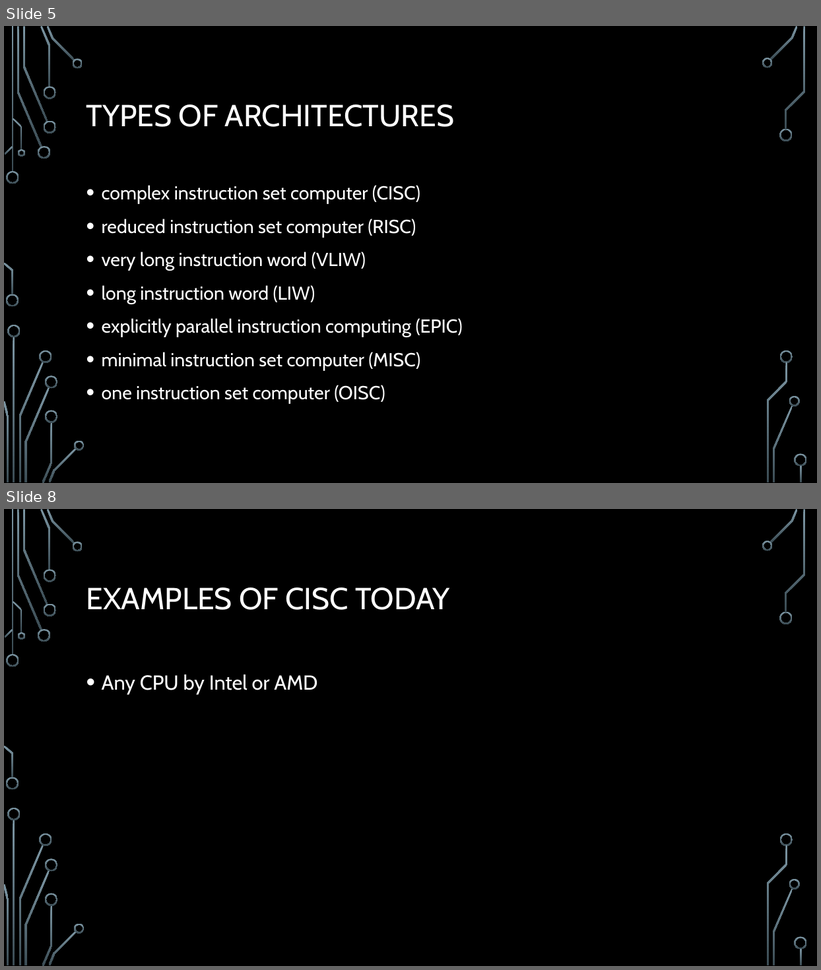
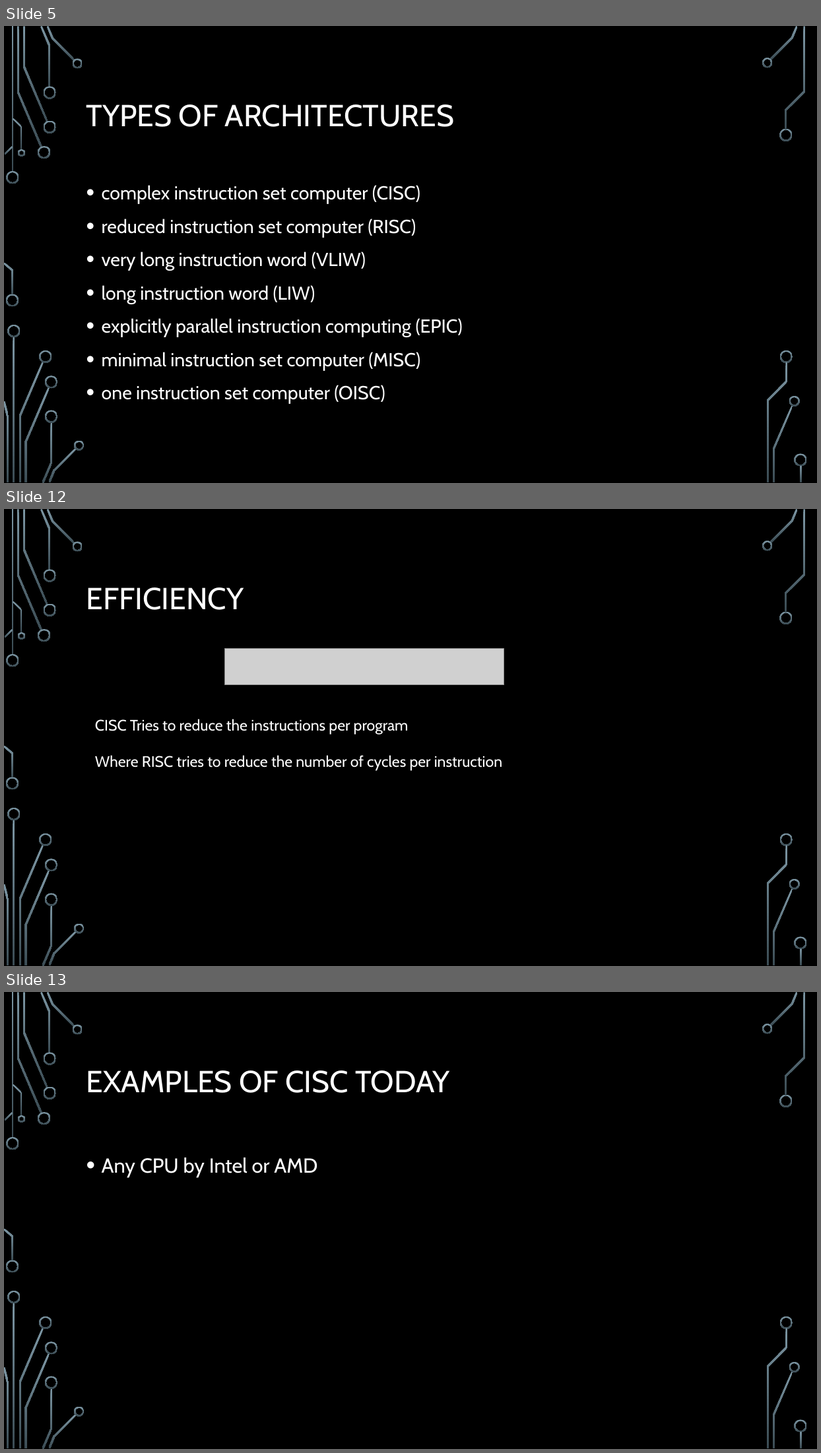
Before and after one commit to ErrkO/CSCI4800, a slide deck: Instruction Set Architecture.pptx. Shown one above the other, each under a label of ours: slides 5 and 8 before the commit, slides 5, 12 and 13 after it; the slides between them are not shown. The pictures are 821x970 and 821x1453 pixels, drawn with LibreOffice and Linux fonts; fonts in the diff are those of the drawing; grey boxes stand for pictures; background and template pictures are left out. Boxes give left, top, right and bottom in pixels: in the first picture for what was removed or moved away, otherwise in the second. Text is boxed around its words. In the diff, an @@ line names an element or a change of style, - is before the commit and + after.

```diff
--- a/Instruction Set Architecture.pptx
+++ b/Instruction Set Architecture.pptx
@@ slide 12 added at bbox=[4, 509, 817, 966], background picture (left out); not listed: 36 template elements that a slide beside it also shows @@
@@ title added at bbox=[86, 588, 244, 610], 36 pt, text #2D2D2D @@
+EFFICIENCY
@@ picture added at bbox=[225, 649, 504, 685] @@
@@ text added at bbox=[95, 719, 502, 771], 18 pt, text #2D2D2D @@
+CISC Tries to reduce the instructions per program
+Where RISC tries to reduce the number of cycles per instruction
@@ what was slide 8 is now slide 13 @@
```
Also in this commit, not shown: 6 slides changed, 5 other slides added.
